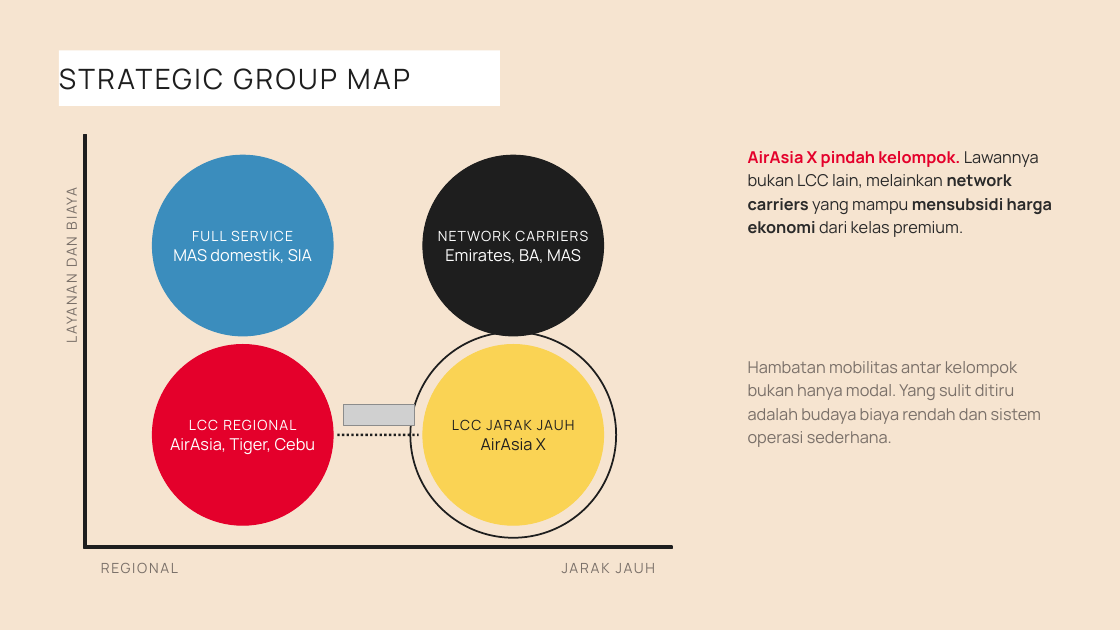
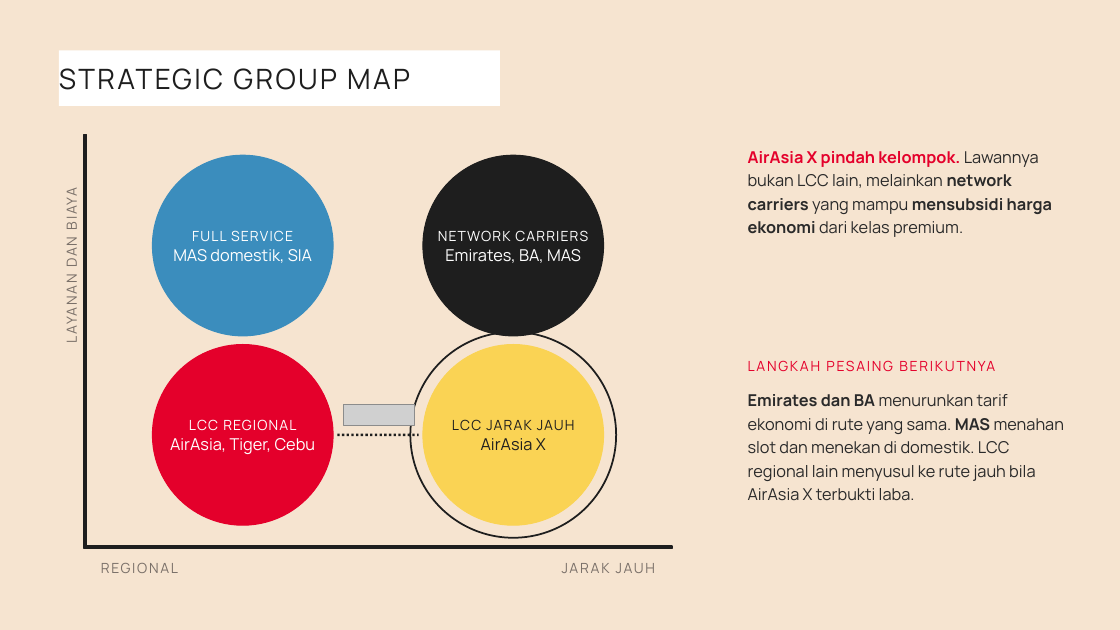
Before and after one commit to aslihabnuri/Dom-Manipulation, a slide deck: slide 9 of strategic-management/airasia-case/SMJKT_Group 3_Aslih_Case AirAsia.pptx. Drawn at 1120x630 pixels with LibreOffice and Linux fonts; fonts in the diff are those of the drawing; grey boxes stand for pictures. Boxes give left, top, right and bottom in pixels: in the first picture for what was removed or moved away, otherwise in the second. Text is boxed around its words. In the diff, an @@ line names an element or a change of style, - is before the commit and + after.

```diff
--- a/strategic-management/airasia-case/SMJKT_Group 3_Aslih_Case AirAsia.pptx
+++ b/strategic-management/airasia-case/SMJKT_Group 3_Aslih_Case AirAsia.pptx
@@ text "LANGKAH PESAING BERIKUTNYA" at <box>748,353,1067,380</box>: vertical alignment top to middle @@
@@ text at <box>748,361,1041,447</box>: text changed; size 14 to 12 pt; text colour #7A7069 to #E4002B @@
-Hambatan mobilitas antar kelompok bukan hanya modal. Yang sulit ditiru adalah budaya biaya rendah dan sistem operasi sederhana.
+LANGKAH PESAING BERIKUTNYA
@@ text added at <box>748,394,1064,501</box>, 14 pt, text #2A2A2A @@
+Emirates dan BA menurunkan tarif ekonomi di rute yang sama. MAS menahan slot dan menekan di domestik. LCC regional lain menyusul ke rute jauh bila AirAsia X terbukti laba.
```
Also in this commit, not shown: 2 other files.
